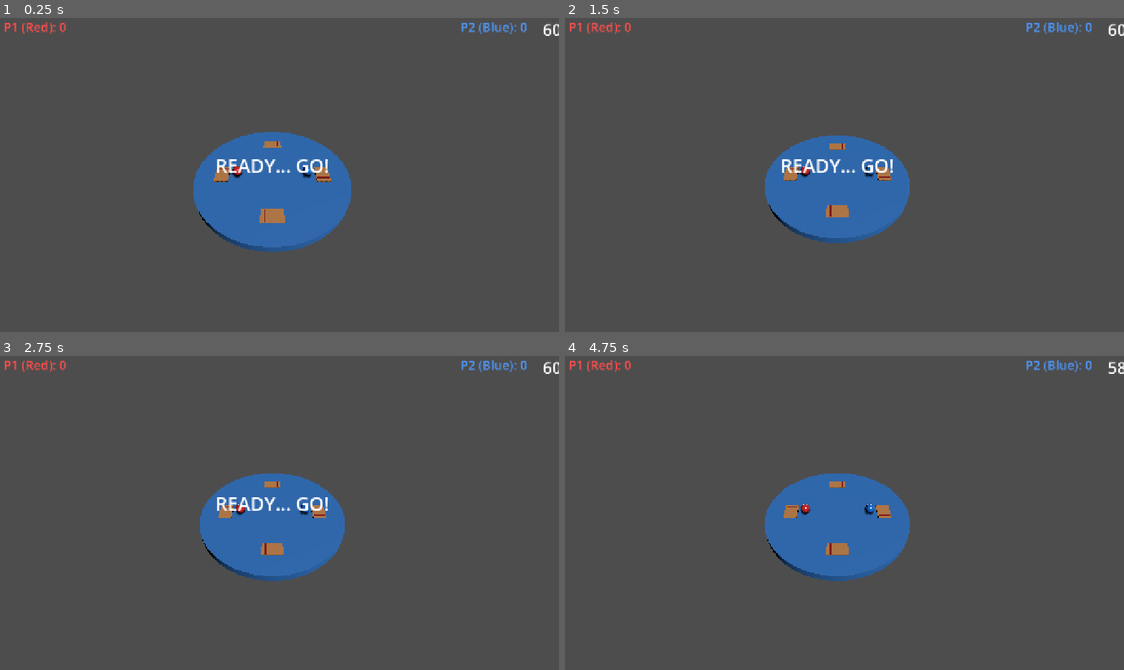
Above: before the commit, frames 1-4 (two rows, left to right).
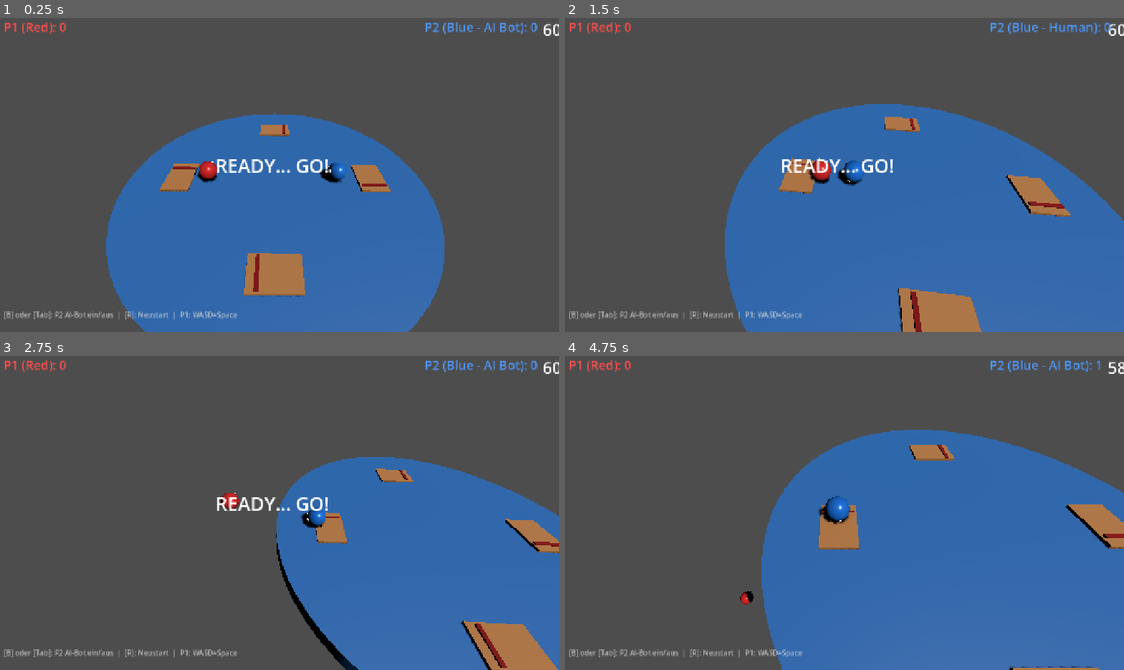
Above: after the commit, the same moments.

Repository: RobinNunkesser/gd-godot-roll-and-rumble
Game: Godot game, scene res://scenes/main.tscn
Two runs of this game, one before a commit and one after it. Both use one fixed random seed, a clock stepped at 60 frames per second and the inputs below.
Inputs:
- Up to frame 1 (0.25 s): no input
- Up to frame 2 (1.5 s): tap Enter at 0.5 s; tap B at 0.6 s; tap Tab at 0.8, 1.35 s
- Up to frame 3 (2.75 s): tap B at 1.55, 2.1 s; tap Tab at 2.3 s
- Up to frame 4 (4.75 s): tap Tab at 2.85, 3.8, 4.35 s; tap B at 3.05, 3.6, 4.55 s

The runs differ from the first frame. In frame 1, 29% of the frame differs, in the area x 0-97%, y 1-100%; in frame 2, 39%; in frame 3, 32%; in frame 4, 40%, in the area x 0-100%, y 1-100%.

Commit message:
feat(ai-camera): add AI bot steering, single player mode and closer camera framing

Diff:
--- a/scenes/main.gd
+++ b/scenes/main.gd
@@ -84,6 +84,7 @@
 	player1 = PlayerBall.new()
 	player1.name = "Player1_Red"
 	player1.player_id = 1
+	player1.is_bot = false
 	player1.ball_color = Color(0.95, 0.2, 0.2)
 	player1.position = Vector3(-4.5, RollConfig.BALL_RADIUS + 0.1, 0.0)
 	player1.fell_off.connect(_on_player_fell_off)
@@ -92,12 +93,16 @@
 	player2 = PlayerBall.new()
 	player2.name = "Player2_Blue"
 	player2.player_id = 2
+	player2.is_bot = true # Default: AI Bot für nahtlosen Single-Player Modus!
 	player2.ball_color = Color(0.15, 0.5, 0.95)
 	player2.position = Vector3(4.5, RollConfig.BALL_RADIUS + 0.1, 0.0)
 	player2.fell_off.connect(_on_player_fell_off)
 	add_child(player2)
 
-	# 5. Shared Camera
+	player1.target_opponent = player2
+	player2.target_opponent = player1
+
+	# 5. Shared Camera (Dynamische Nahansicht)
 	camera = SharedArenaCamera.new()
 	camera.name = "SharedCamera"
 	camera.position = Vector3(0, RollConfig.CAMERA_BASE_HEIGHT, RollConfig.CAMERA_MIN_DISTANCE)
@@ -133,11 +138,19 @@
 
 	# P2 Score (Right)
 	ui_p2_label = Label.new()
-	ui_p2_label.text = "P2 (Blue): 0"
-	ui_p2_label.position = Vector2(1060, 20)
+	ui_p2_label.position = Vector2(980, 20)
 	ui_p2_label.add_theme_font_size_override("font_size", 28)
 	ui_p2_label.add_theme_color_override("font_color", Color(0.3, 0.6, 1.0))
 	ui_root.add_child(ui_p2_label)
+	_update_p2_label()
+
+	# Bottom Hint (Singleplayer / Multiplayer & Controls)
+	var ui_hint = Label.new()
+	ui_hint.text = "[B] oder [Tab]: P2 AI-Bot ein/aus  |  [R]: Neustart  |  P1: WASD+Space"
+	ui_hint.position = Vector2(40, 670)
+	ui_hint.add_theme_font_size_override("font_size", 16)
+	ui_hint.add_theme_color_override("font_color", Color(0.85, 0.85, 0.85, 0.8))
+	ui_root.add_child(ui_hint)
 
 	# Status / Winner Banner
 	ui_status_label = Label.new()
@@ -187,11 +200,27 @@
 			else:
 				ui_status_label.text = "DRAW! Press R to rematch"
 
+func _unhandled_input(event: InputEvent) -> void:
+	if event is InputEventKey and event.pressed and not event.echo:
+		if event.keycode == KEY_B or event.keycode == KEY_TAB:
+			toggle_p2_bot()
+
+func toggle_p2_bot() -> void:
+	if player2:
+		player2.is_bot = not player2.is_bot
+		_update_p2_label()
+
+func _update_p2_label() -> void:
+	if ui_p2_label:
+		var mode_str = "AI Bot" if (player2 and player2.is_bot) else "Human"
+		var score = state_manager.scores[2] if state_manager else 0
+		ui_p2_label.text = "P2 (Blue - %s): %d" % [mode_str, score]
+
 func _on_score_updated(player_id: int, new_score: int) -> void:
 	if player_id == 1 and ui_p1_label:
 		ui_p1_label.text = "P1 (Red): %d" % new_score
-	elif player_id == 2 and ui_p2_label:
-		ui_p2_label.text = "P2 (Blue): %d" % new_score
+	elif player_id == 2:
+		_update_p2_label()
 
 func _on_timer_updated(time_remaining: float) -> void:
 	if ui_timer_label:
--- a/scripts/config.gd
+++ b/scripts/config.gd
@@ -34,9 +34,9 @@
 const WARMUP_DURATION_SECONDS: float = 3.0
 const RESPAWN_DELAY_SECONDS: float = 1.5
 
-# Kamera-Parameter
-const CAMERA_MIN_DISTANCE: float = 14.0
-const CAMERA_MAX_DISTANCE: float = 26.0
-const CAMERA_BASE_HEIGHT: float = 16.0
-const CAMERA_LOOK_ANGLE_DEG: float = -55.0
+# Kamera-Parameter (Dynamische Nahansicht für packendes Spielgefühl)
+const CAMERA_MIN_DISTANCE: float = 7.0
+const CAMERA_MAX_DISTANCE: float = 14.0
+const CAMERA_BASE_HEIGHT: float = 7.5
+const CAMERA_LOOK_ANGLE_DEG: float = -45.0
 const CAMERA_LERP_SPEED: float = 5.0
--- a/scripts/player_ball.gd
+++ b/scripts/player_ball.gd
@@ -5,7 +5,10 @@
 
 @export var player_id: int = 1
 @export var ball_color: Color = Color(0.9, 0.2, 0.2)
-
+@export var is_bot: bool = false
+@export var bot_difficulty: float = 1.0
+
+var target_opponent: Node3D = null
 var is_active: bool = true
 var boost_cooldown_timer: float = 0.0
 var last_hit_by_id: int = 0
@@ -120,9 +123,49 @@
 		if last_hit_timer <= 0.0:
 			last_hit_by_id = 0
 
-	_handle_input(delta)
+	if is_bot:
+		_handle_bot_ai(delta)
+	else:
+		_handle_input(delta)
 	_clamp_speed()
 	_check_out_of_bounds()
+
+func _handle_bot_ai(_delta: float) -> void:
+	var my_pos = global_position if is_inside_tree() else position
+	var dist_from_center = Vector2(my_pos.x, my_pos.z).length()
+	var steer_vec = Vector2.ZERO
+
+	# 1. Edge-Avoidance: Wenn gefährlich nah am Rand, mit Top-Priorität zur Mitte steuern
+	var danger_radius = RollConfig.ARENA_RADIUS * 0.68
+	if dist_from_center > danger_radius:
+		var to_center = -Vector2(my_pos.x, my_pos.z).normalized()
+		steer_vec = to_center * 1.5
+	else:
+		# 2. Gegner anvisieren (Seek & Ram)
+		if is_instance_valid(target_opponent):
+			var opp_pos = target_opponent.global_position if (is_inside_tree() and target_opponent.is_inside_tree()) else target_opponent.position
+			var to_opp = Vector2(opp_pos.x - my_pos.x, opp_pos.z - my_pos.z)
+			var opp_dist = to_opp.length()
+
+			if opp_dist > 0.05:
+				steer_vec = to_opp.normalized()
+
+			# 3. Rammschub / Boost bei Ausrichtung und passender Distanz
+			if opp_dist < 4.8 and opp_dist > 1.2 and boost_cooldown_timer <= 0.0:
+				var move_dir_2d = Vector2(linear_velocity.x, linear_velocity.z)
+				if move_dir_2d.length() > 1.0:
+					var dot = move_dir_2d.normalized().dot(to_opp.normalized())
+					if dot > 0.5: # schaut in Richtung des Gegners
+						trigger_boost(to_opp.normalized())
+
+	# 4. Kraft anwenden & Blickrichtung ausrichten
+	if steer_vec.length_squared() > 0.01:
+		steer_vec = steer_vec.normalized()
+		var move_dir = Vector3(steer_vec.x, 0.0, steer_vec.y)
+		apply_central_force(move_dir * RollConfig.DRIVE_FORCE * bot_difficulty)
+
+		if _eyes_pivot:
+			_eyes_pivot.rotation.y = atan2(-move_dir.x, -move_dir.z)
 
 func _handle_input(_delta: float) -> void:
 	var prefix = "p%d_" % player_id
--- a/scripts/shared_camera.gd
+++ b/scripts/shared_camera.gd
@@ -38,10 +38,10 @@
 			if dist > max_dist:
 				max_dist = dist
 
-	# 3. Zieldistanz und Höhe anpassen
-	var dist_factor = clampf(max_dist / 14.0, 0.0, 1.0)
+	# 3. Zieldistanz und Höhe anpassen (Kompakte, dynamische Rahmung)
+	var dist_factor = clampf(max_dist / 12.0, 0.0, 1.0)
 	var desired_distance = lerpf(RollConfig.CAMERA_MIN_DISTANCE, RollConfig.CAMERA_MAX_DISTANCE, dist_factor)
-	var desired_height = lerpf(RollConfig.CAMERA_BASE_HEIGHT, RollConfig.CAMERA_BASE_HEIGHT + 6.0, dist_factor)
+	var desired_height = lerpf(RollConfig.CAMERA_BASE_HEIGHT, RollConfig.CAMERA_BASE_HEIGHT + 3.5, dist_factor)
 
 	var desired_position = centroid + Vector3(0.0, desired_height, desired_distance)
 
--- a/test_gameplay.gd
+++ b/test_gameplay.gd
@@ -80,13 +80,27 @@
 	ball.trigger_boost(Vector2(1.0, 0.0))
 	assert(ball.boost_cooldown_timer > 0.0, "Boost cooldown should be active")
 
+	# Bot AI Steering & Edge-Avoidance testen
+	ball.is_bot = true
+	var opp = Node3D.new()
+	opp.position = Vector3(2.0, 0.0, 0.0)
+	root.add_child(opp)
+	ball.target_opponent = opp
+	ball.position = Vector3(1.0, 0.0, 0.0)
+	ball._handle_bot_ai(0.016)
+
+	# Edge Avoidance bei r > danger_radius testen
+	ball.position = Vector3(8.5, 0.0, 0.0)
+	ball._handle_bot_ai(0.016)
+	opp.queue_free()
+
 	# Out-of-bounds Erkennung
 	ball.position.y = RollConfig.OUT_OF_BOUNDS_Y - 1.0
 	ball._check_out_of_bounds()
 	assert(not ball.is_active, "Ball should be inactive after falling below threshold")
 
 	ball.queue_free()
-	print("  -> PlayerBall OK.")
+	print("  -> PlayerBall & AI Steering OK.")
 	return true
 
 func _test_mousetrap() -> bool:
@@ -140,6 +154,13 @@
 	assert(main_game.player1 != null, "Player 1 should be instantiated")
 	assert(main_game.player2 != null, "Player 2 should be instantiated")
 	assert(main_game.camera != null, "Camera should be instantiated")
+	assert(main_game.player2.is_bot, "Player 2 should default to AI bot for single-player")
+
+	# Bot Toggle testen
+	main_game.toggle_p2_bot()
+	assert(not main_game.player2.is_bot, "Player 2 should toggle to Human")
+	main_game.toggle_p2_bot()
+	assert(main_game.player2.is_bot, "Player 2 should toggle back to AI bot")
 
 	main_game._process(0.016)
 	main_game.queue_free()
